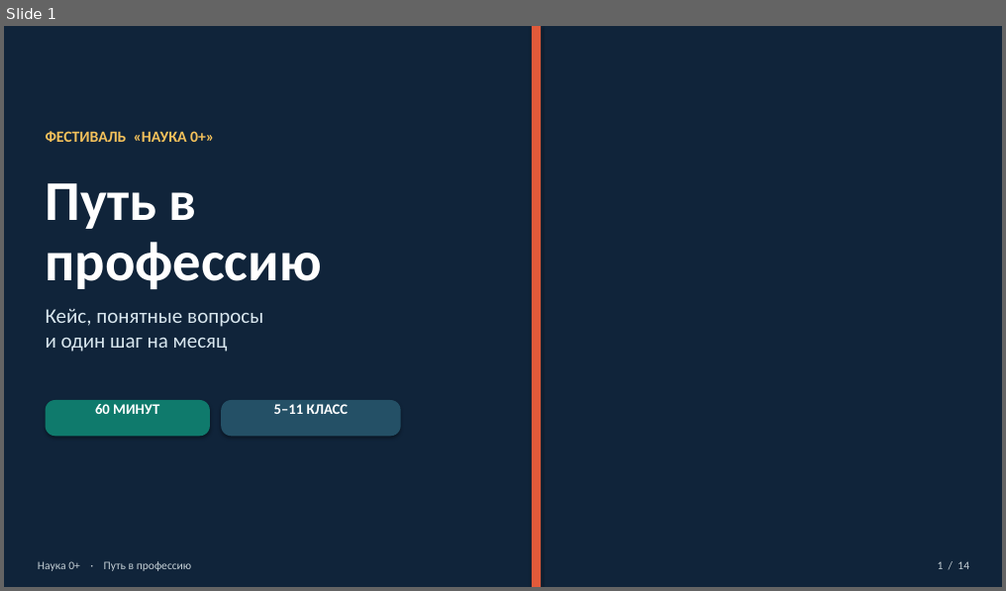
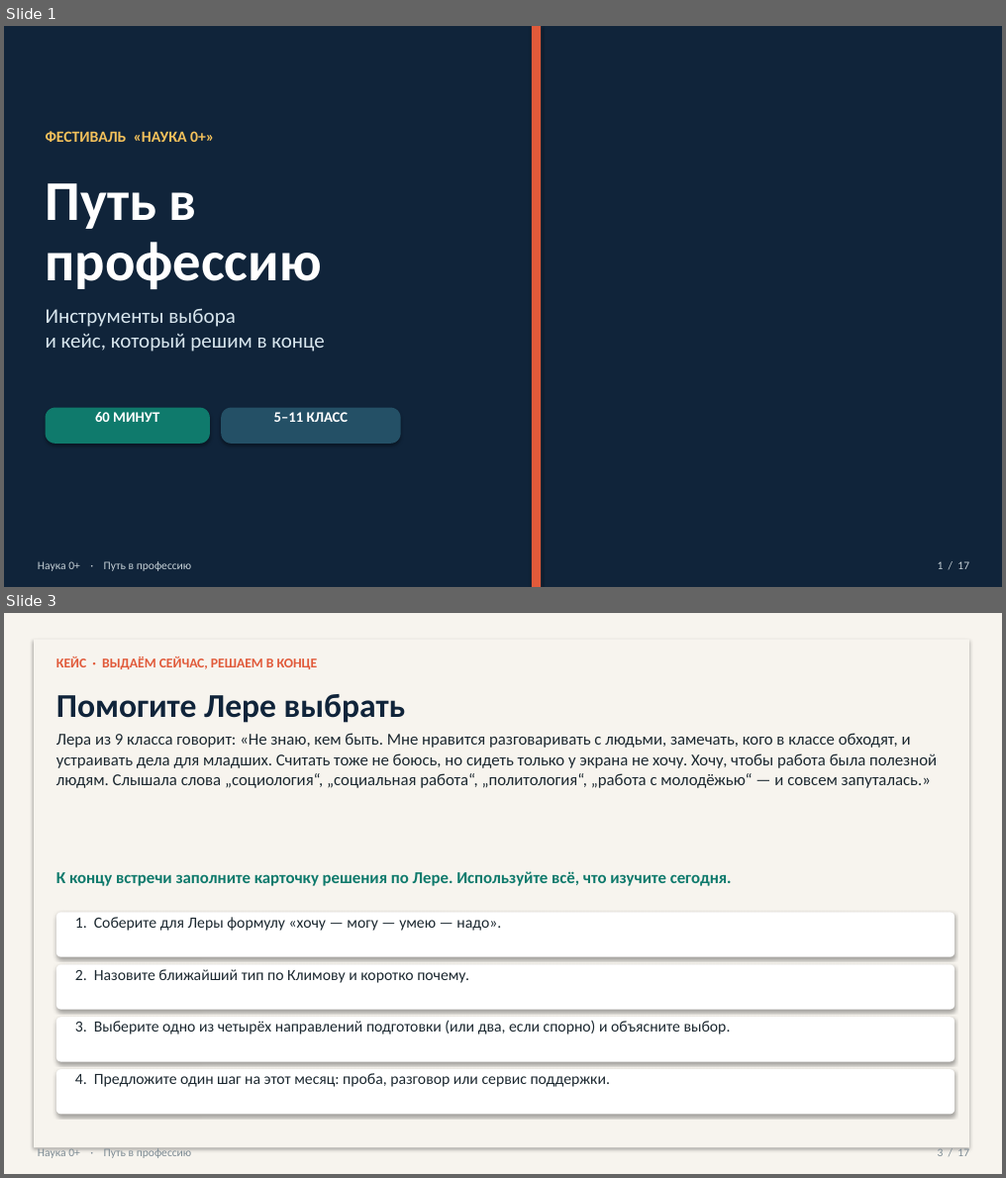
Before and after one commit to Sema917/-tourism, a slide deck: materials/Путь_в_профессию_презентация_60_минут.pptx. Shown one above the other, each under a label of ours: slide 1 before the commit, slides 1 and 3 after it; the slides between them are not shown. The pictures are 1006x591 and 1006x1178 pixels, drawn with LibreOffice and Linux fonts; fonts in the diff are those of the drawing; background and template pictures are left out; a plain dark background stands for a picture behind light text. Boxes give left, top, right and bottom in pixels: in the first picture for what was removed or moved away, otherwise in the second. Text is boxed around its words. In the diff, an @@ line names an element or a change of style, - is before the commit and + after.

```diff
--- a/materials/Путь_в_профессию_презентация_60_минут.pptx
+++ b/materials/Путь_в_профессию_презентация_60_минут.pptx
@@ slide 3 added at (4,613,1002,1174), background picture (left out) @@
@@ rectangle added at (4,613,1002,1174), fill #F7F4EE @@
@@ rectangle added at (34,639,969,1149), fill #F7F4EE @@
@@ text added at (56,657,318,669), 13 pt, text #E15A3A, bold @@
+КЕЙС · ВЫДАЁМ СЕЙЧАС, РЕШАЕМ В КОНЦЕ
@@ text added at (56,694,406,723), 32 pt, text #10243A, bold @@
+Помогите Лере выбрать
@@ text added at (56,733,937,788), 16 pt, text #1C2830 @@
+Лера из 9 класса говорит: «Не знаю, кем быть. Мне нравится разговаривать с людьми, замечать, кого в классе обходят, и устраивать дела для младших. Считать тоже не боюсь, но сидеть только у экрана не хочу. Хочу, чтобы работа была полезной людям. Слышала слова „социология“, „социальная работа“, „политология“, „работа с молодёжью“ — и совсем запуталась.»
@@ text added at (56,871,732,886), 16 pt, text #0F7A6C, bold @@
+К концу встречи заполните карточку решения по Лере. Используйте всё, что изучите сегодня.
@@ rounded rectangle added at (56,912,954,958), fill #FFFFFF @@
@@ text added at (75,917,501,931), 15 pt, text #1C2830 @@
+1. Соберите для Леры формулу «хочу — могу — умею — надо».
@@ rounded rectangle added at (56,964,954,1010), fill #FFFFFF @@
@@ text added at (75,969,469,983), 15 pt, text #1C2830 @@
+2. Назовите ближайший тип по Климову и коротко почему.
@@ rounded rectangle added at (56,1017,954,1062), fill #FFFFFF @@
@@ text added at (75,1020,731,1035), 15 pt, text #1C2830 @@
+3. Выберите одно из четырёх направлений подготовки (или два, если спорно) и объясните выбор.
@@ rounded rectangle added at (56,1069,954,1115), fill #FFFFFF @@
@@ text added at (75,1073,610,1087), 15 pt, text #1C2830 @@
+4. Предложите один шаг на этот месяц: проба, разговор или сервис поддержки.
@@ text added at (38,1149,191,1158), 11 pt, text #7C8A93 @@
+Наука 0+ · Путь в профессию
@@ text added at (938,1149,969,1157), 11 pt, text #7C8A93 @@
+3 / 17
@@ slide 1 changed as well @@
@@ text at (46,308,324,352): text changed @@
-Кейс, понятные вопросы
-и один шаг на месяц
+Инструменты выбора
+и кейс, который решим в конце
@@ 2 texts, 2 rounded rectangles: place and size @@
-2 texts, 2 rounded rectangles at (46,400,401,436)
+2 texts, 2 rounded rectangles at (46,408,401,444)
@@ text at (938,562,969,570): text changed @@
-1 / 14
+1 / 17
```
Also in this commit, not shown: 6 other slides changed, 9 other slides added, 7 slides removed, 9 other files.
